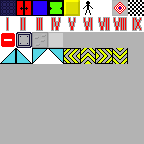
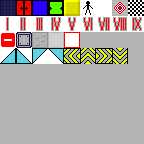
Layer changes from the first 144px x 144px image to the second:
painted on "Hintergrund" over [64, 32, 80, 48]
